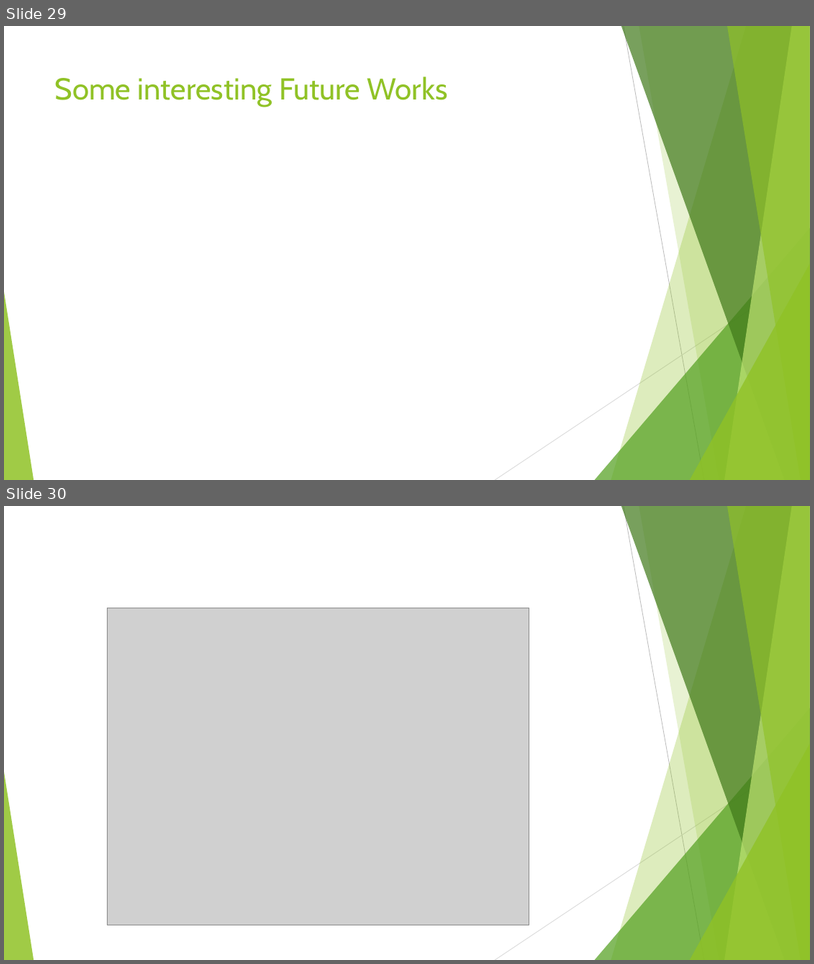
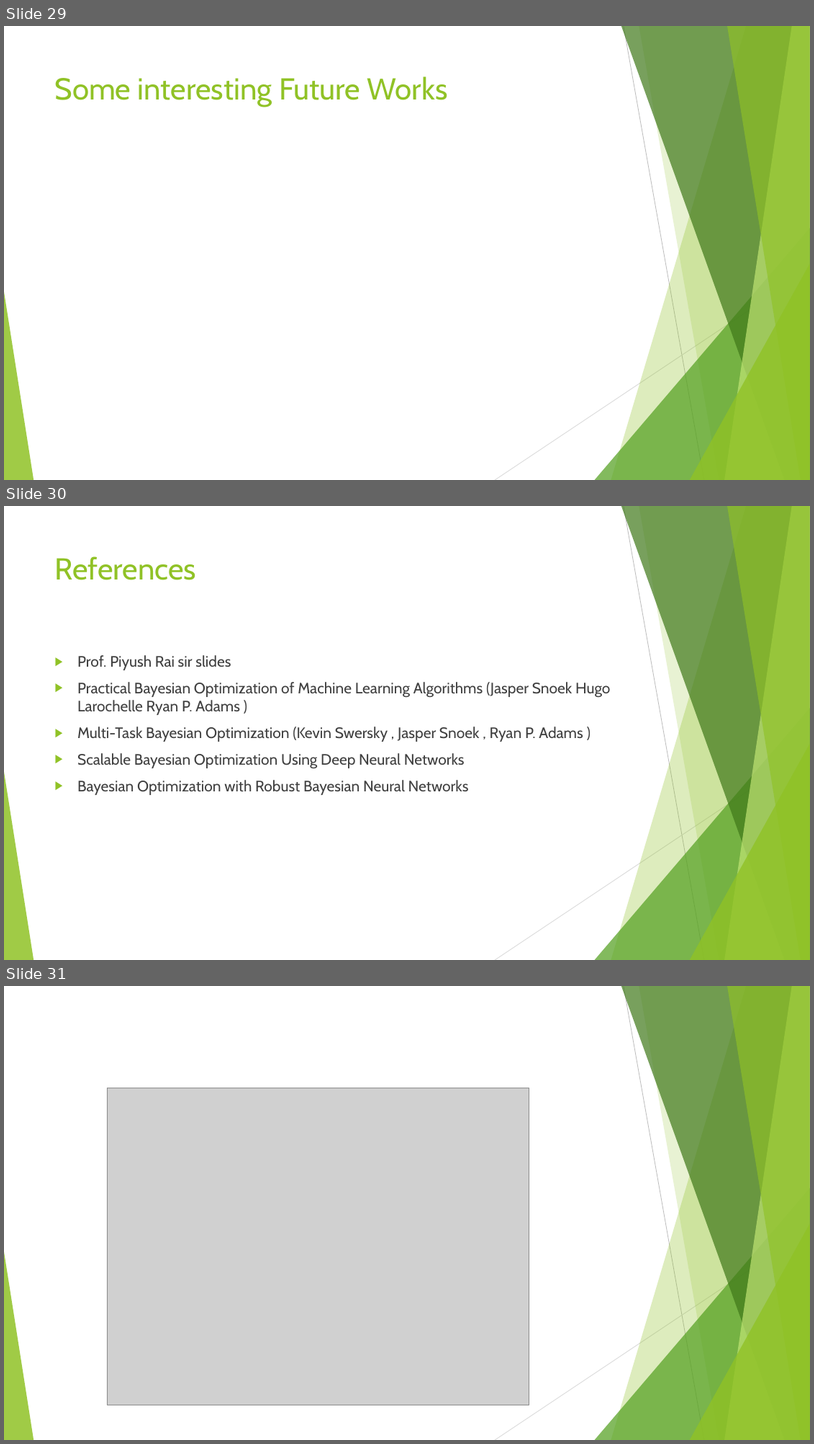
Before and after one commit to keyank/UGP, a slide deck: Presentation.pptx. Shown one above the other, each under a label of ours: slides 29 and 30 before the commit, slides 29, 30 and 31 after it. The pictures are 814x964 and 814x1444 pixels, drawn with LibreOffice and Linux fonts; fonts in the diff are those of the drawing; grey boxes stand for pictures. Boxes give left, top, right and bottom in pixels: in the first picture for what was removed or moved away, otherwise in the second. Text is boxed around its words. In the diff, an @@ line names an element or a change of style, - is before the commit and + after.

```diff
--- a/Presentation.pptx
+++ b/Presentation.pptx
@@ slide 30 added at (4,506,810,960), background #FFFFFF; not listed: 10 template elements that a slide beside it also shows @@
@@ title added at (55,556,197,580), 36 pt, text #90C226 @@
+References
@@ text added at (77,655,610,795), 18 pt, text #404040 @@
+▶ Prof. Piyush Rai sir slides
+▶ Practical Bayesian Optimization of Machine Learning Algorithms (Jasper Snoek Hugo Larochelle Ryan P. Adams )
+▶ Multi-Task Bayesian Optimization (Kevin Swersky , Jasper Snoek , Ryan P. Adams )
+▶ Scalable Bayesian Optimization Using Deep Neural Networks
+▶ Bayesian Optimization with Robust Bayesian Neural Networks
@@ what was slide 30 is now slide 31 @@
```
Also in this commit, not shown: 1 other file.
